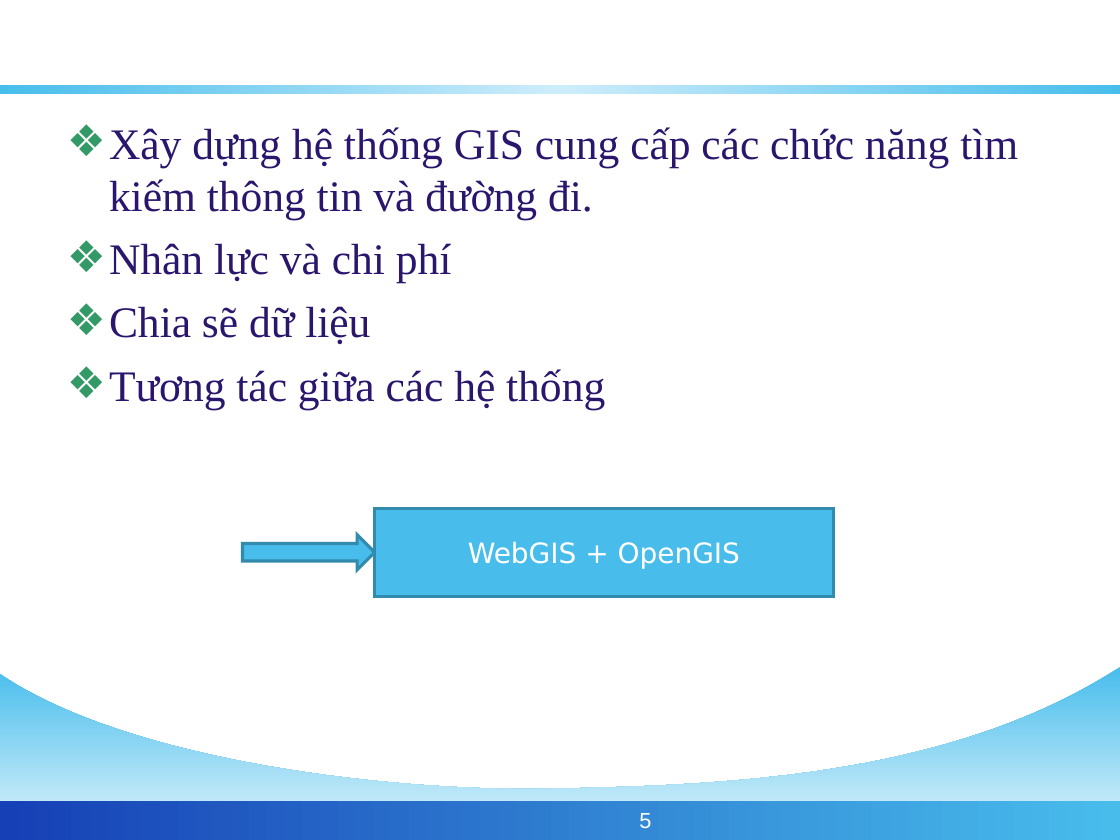
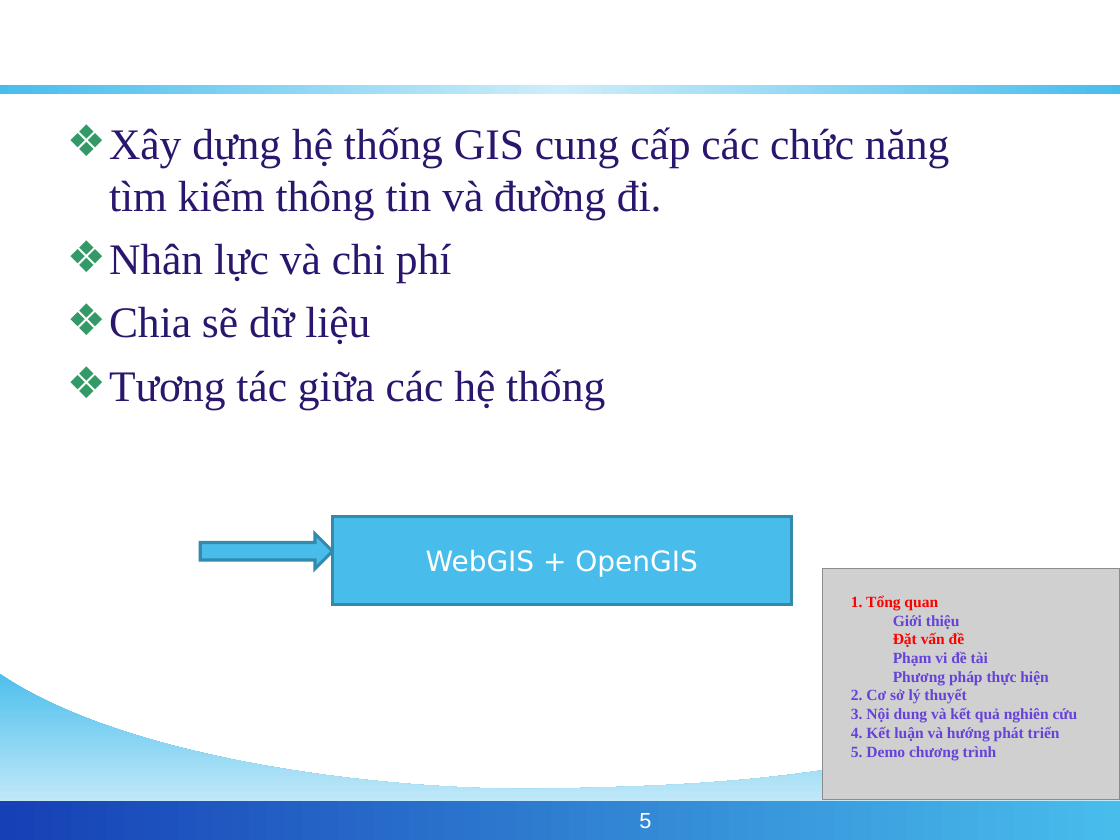
Before and after one commit to phamngsinh/cantho-webgis, a slide deck: slide 5 of Document/Bao Cao/BaoCaoLuanVan.ppt. Drawn at 1120x840 pixels with LibreOffice and Linux fonts; fonts in the diff are those of the drawing; grey boxes stand for pictures; background and template pictures are left out. Boxes give left, top, right and bottom in pixels: in the first picture for what was removed or moved away, otherwise in the second. Text is boxed around its words. In the diff, an @@ line names an element or a change of style, - is before the commit and + after.

```diff
--- a/Document/Bao Cao/BaoCaoLuanVan.ppt
+++ b/Document/Bao Cao/BaoCaoLuanVan.ppt
@@ text "Xây dựng hệ thống GIS ..." rewrapped from [109,127,1018,409] to [109,127,950,409] @@
@@ right arrow: place and size @@
-right arrow at [242,534,374,569]
+right arrow at [200,534,333,569]
@@ right arrow at [200,534,333,569]: proportions changed @@
@@ rectangle "WebGIS + OpenGIS": place and size @@
-rectangle "WebGIS + OpenGIS" at [375,508,834,597]
+rectangle "WebGIS + OpenGIS" at [333,516,792,605]
@@ picture added at [822,569,1120,800] @@
@@ text added at [851,595,1078,760], 10 pt, text #6642D9, bold @@
+1. Tổng quan
+Giới thiệu
+Đặt vấn đề
+Phạm vi đề tài
+Phương pháp thực hiện
+2. Cơ sở lý thuyết
+3. Nội dung và kết quả nghiên cứu
+4. Kết luận và hướng phát triển
+5. Demo chương trình
```
Also in this commit, not shown: 23 other slides changed, 1 slide added, 1 slide removed.
